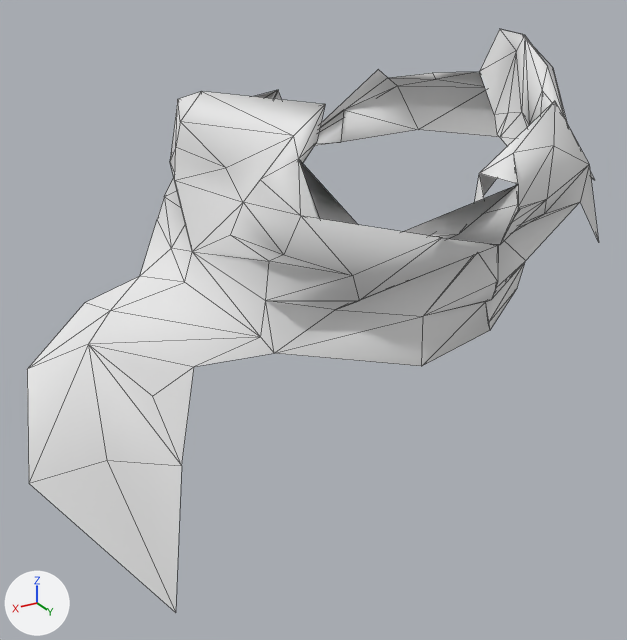
Before and after pictures for a commit that changed the glTF model site/assets/engine/035-hood.glb.
Rendered twice from a camera (50 mm lens) standing at (0.249, 0.352, 1.673) and looking at (0.063, 0.042, 1.518). Arrows for +X, +Y and +Z are at lower left; the lights stay in place. The first picture is the older version. Mesh edges are drawn as thin lines. Vertices at exactly the same position are counted once.

The first picture shows 'geometry_0'.
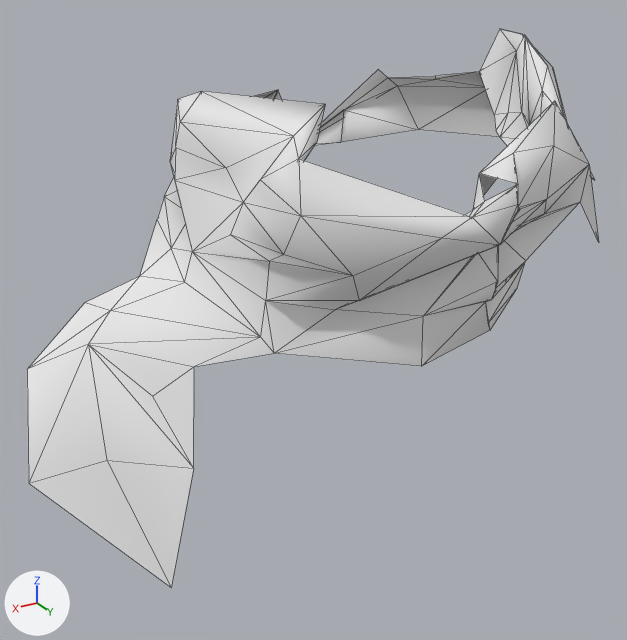
Edits to the bpy script that builds the scene:
```text
Change me_geometry_0:
    used by ob_geometry_0; location = (0.0, 0.0, 0.0)
    remove me_geometry_0.from_pydata(...)  # 147 vertices, 243 faces; spans x -0.085..0.205, y -0.069..0.126, z 1.463..1.635
    add me_geometry_0.from_pydata(...)  # 147 vertices, 243 faces; spans x -0.085..0.205, y -0.069..0.126, z 1.471..1.635
    me_geometry_0 part 1
    me_geometry_0.vertices[44].co: (0.153, 0.102, 1.504) -> (0.149, 0.104, 1.502)  # pixel (181, 465) -> pixel (193, 468)
    me_geometry_0.vertices[47].co: (0.168, 0.126, 1.463) -> (0.168, 0.123, 1.471)  # pixel (175, 612) -> pixel (171, 587)
    me_geometry_0 part 2
    me_geometry_0.vertices[61].co: (-0.067, 0.012, 1.583) -> (-0.065, 0.013, 1.585)  # pixel (496, 134) -> pixel (495, 130)
    me_geometry_0.vertices[67].co: (-0.062, 0.033, 1.575) -> (-0.062, 0.034, 1.575)
    me_geometry_0 part 3
    me_geometry_0.vertices[11].co: (0.045, 0.063, 1.557) -> (0.047, 0.126, 1.585)  # not seen -> pixel (472, 217)
    me_geometry_0 part 4
    me_geometry_0.vertices[104].co: (-0.055, -0.029, 1.61) -> (-0.055, -0.027, 1.609)  # pixel (432, 72) -> pixel (435, 75)
```

Where the change shows, as pixel boxes [x1, y1, x2, y2] in the pictures (627 x 640 px; the box of a moved part takes in the faces that stretch with it):
'geometry_0', reshaped: before [27, 29, 599, 613]; after [27, 29, 599, 588]
part 1 of me_geometry_0, moved or reshaped: before [29, 345, 194, 613]; after [29, 345, 194, 588]
part 2 of me_geometry_0, moved or reshaped: [494, 113, 516, 146] in both
part 3 of me_geometry_0, moved or reshaped: before [299, 160, 518, 245]; after [299, 159, 518, 245]
part 4 of me_geometry_0, moved or reshaped: before [389, 72, 476, 79]; after [392, 72, 476, 79]
